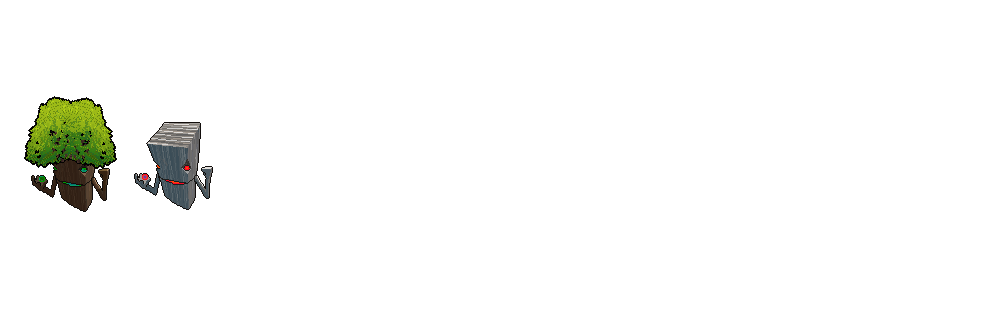
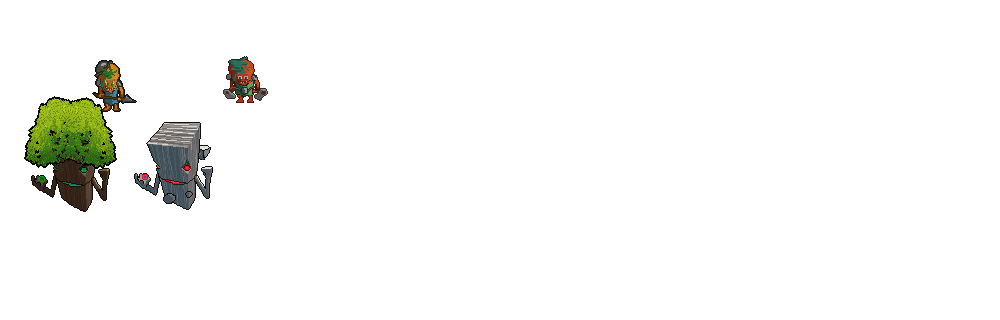
Two versions of the same layered image (1000×320). Layer-by-layer changes:
showed "Plano de fundo" (1st of 4) over <box>92,60,137,112</box>
showed "Pintar camada 2" over <box>163,145,211,204</box>
painted on "Pintar camada 5" over <box>92,60,192,204</box>
painted on "Plano de fundo" (2nd of 4) over <box>92,63,177,204</box>
showed "Plano de fundo" (4th of 4) over <box>223,56,268,103</box>
